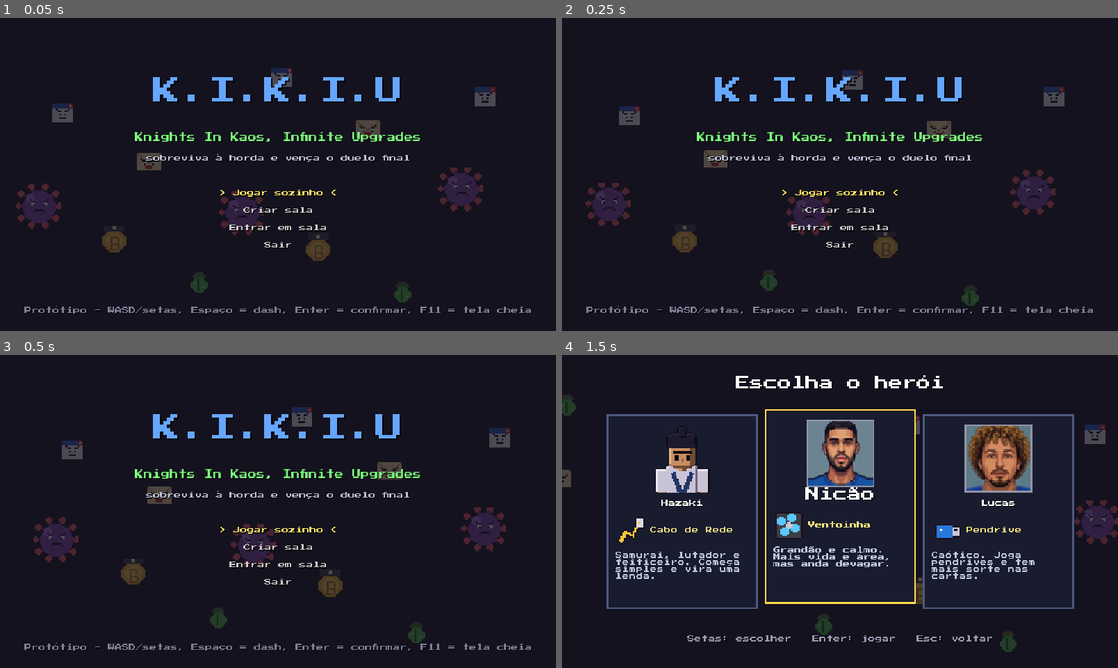
Above: before the commit, frames 1-4 (two rows, left to right).
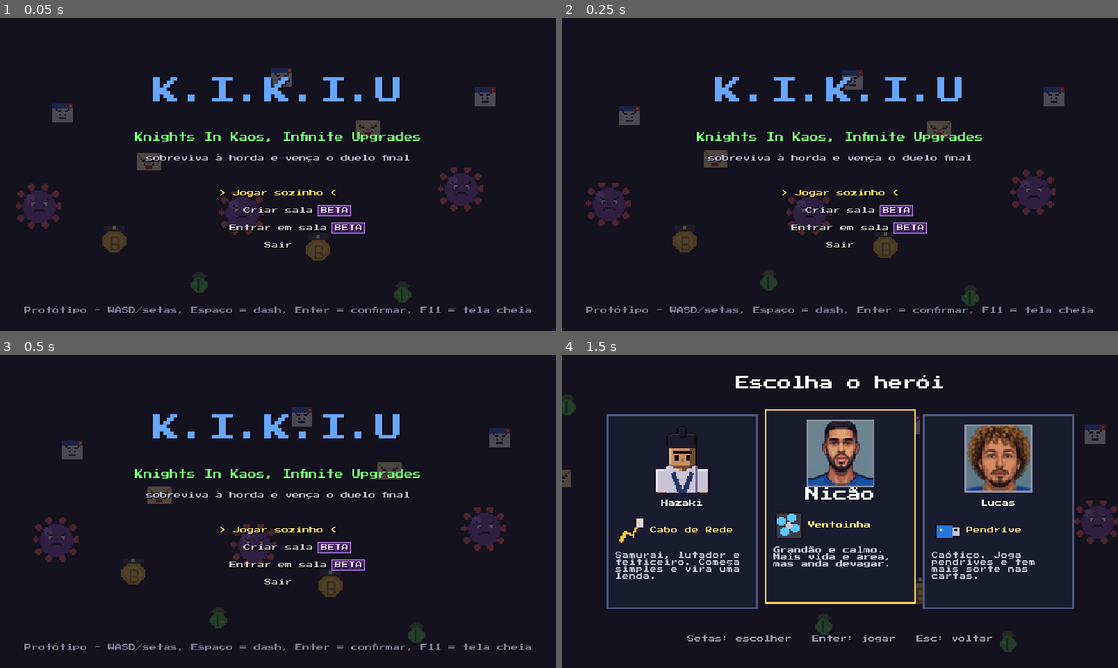
Above: after the commit, the same moments.

Repository: brenoalmeidatec/KIKIU-Survival
Game: Godot game, scene res://main.tscn
Two runs of this game, one before a commit and one after it. Both use one fixed random seed, a clock stepped at 60 frames per second and the inputs below.
Inputs:
- Up to frame 1 (0.05 s): no input
- Up to frame 2 (0.25 s): no input
- Up to frame 3 (0.5 s): no input
- Up to frame 4 (1.5 s): tap Enter (confirmar) at 0.5 s; hold D (direita) 0.53-1.28 s; hold Enter (confirmar) 0.53-1.28 s; hold S (baixo) from 1.28 s (still down); tap Space (dash) at 1.35 s

The runs differ from the first frame. In frame 1, 0.4% of the frame differs, in the area x 57-66%, y 59-69%; in frame 2, 0.4%; in frame 3, 0.4%; in frame 4, nothing differs.

Commit message:
Menu: online marcado como BETA (selo + aviso)
Co-Authored-By: Claude Opus 5.5 <noreply@anthropic.com>

Diff:
--- a/jogos/hordas/projeto/scripts/hordas/main.gd
+++ b/jogos/hordas/projeto/scripts/hordas/main.gd
@@ -12,6 +12,7 @@
 const SAVE := "user://recordes.json"
 const SAVE_ONLINE := "user://online.json"
 const OPCOES := ["Jogar sozinho", "Criar sala", "Entrar em sala", "Sair"]
+const BETA := [1, 2]         # opções do online: ainda em teste, ganham o selo BETA no menu
 
 const TECLAS := {
 	"cima": [KEY_W, KEY_UP], "baixo": [KEY_S, KEY_DOWN], "esquerda": [KEY_A, KEY_LEFT], "direita": [KEY_D, KEY_RIGHT],
@@ -414,6 +415,15 @@
 	_tela.draw_string(f, p, s, alinhar, larg, tam, cor)
 
 
+## Selo "BETA" ao lado de uma opção do menu (p = canto esquerdo, na linha de base do texto).
+func _selo_beta(p: Vector2) -> void:
+	var larg := Dados.fonte.get_string_size("BETA", HORIZONTAL_ALIGNMENT_LEFT, -1, 8).x + 6
+	var r := Rect2(p + Vector2(0, -9), Vector2(larg, 12))
+	_tela.draw_rect(r, Color(0.3, 0.15, 0.45))
+	_tela.draw_rect(r, Color(0.85, 0.6, 1.0), false, 1.0)
+	_txt(p + Vector2(0, 0), "BETA", 8, Color(0.95, 0.85, 1.0), larg)
+
+
 func _fundo() -> void:
 	_tela.draw_rect(Rect2(0, 0, W, H), Color(0.08, 0.07, 0.12))
 	# vírus passeando no fundo
@@ -435,7 +445,13 @@
 			_txt(Vector2(0, 165), "sobreviva à horda e vença o duelo final", 8, Color(0.75, 0.75, 0.85))
 			for i in OPCOES.size():
 				var sel := i == _sel
-				_txt(Vector2(0, 205 + i * 20), ("> " + OPCOES[i] + " <") if sel else OPCOES[i], 8, Color(1, 0.9, 0.4) if sel else Color(0.8, 0.8, 0.8))
+				var rotulo: String = ("> " + OPCOES[i] + " <") if sel else OPCOES[i]
+				_txt(Vector2(0, 205 + i * 20), rotulo, 8, Color(1, 0.9, 0.4) if sel else Color(0.8, 0.8, 0.8))
+				if i in BETA:
+					var meia := Dados.fonte.get_string_size(rotulo, HORIZONTAL_ALIGNMENT_LEFT, -1, 8).x / 2
+					_selo_beta(Vector2(W / 2 + meia + 6, 205 + i * 20))
+			if _sel in BETA and _msg == "":
+				_txt(Vector2(0, 295), "Multiplayer em teste: pode ter bugs. O foco agora é o modo sozinho.", 8, Color(0.85, 0.6, 1.0))
 			if _msg != "":
 				_txt(Vector2(0, 295), _msg, 8, Color(1, 0.6, 0.5))
 			_txt(Vector2(0, 340), "Protótipo - WASD/setas, Espaço = dash, Enter = confirmar, F11 = tela cheia", 8, Color(0.5, 0.5, 0.6))
@@ -553,6 +569,8 @@
 	match qual:
 		"herois":
 			_estado = "herois"
+		"titulo_beta":
+			_sel = BETA[0]
 		"cartas", "bau":
 			_comecar("lucas")
 			await get_tree().create_timer(0.3).timeout
Not shown, changed: LOGBOOK.md
